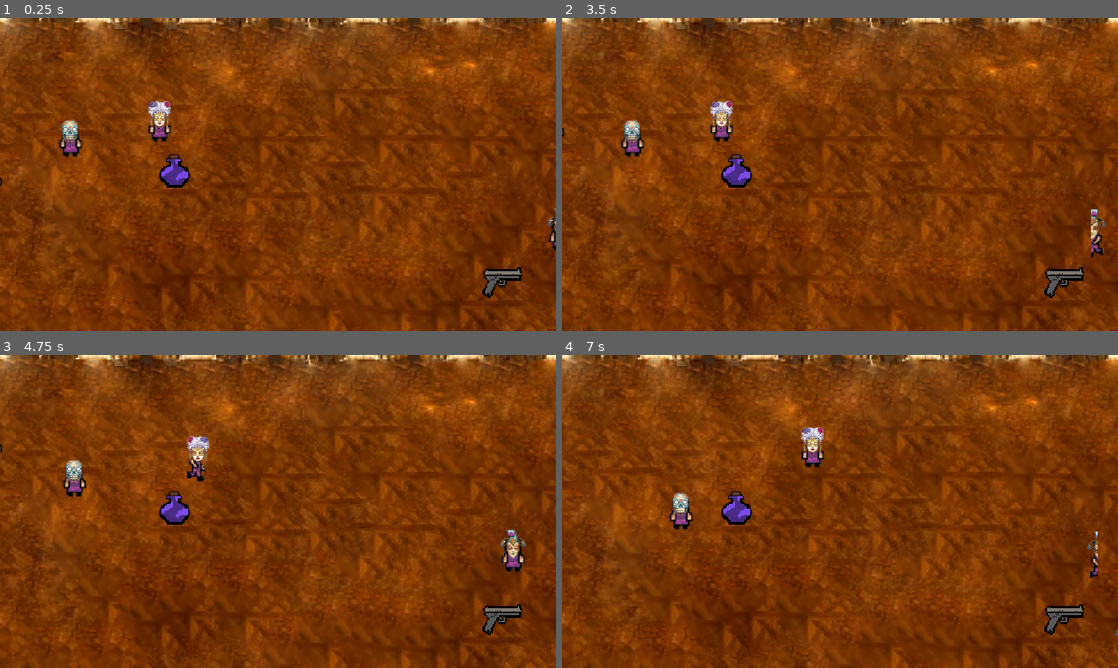
Above: before the commit, frames 1-4 (two rows, left to right).
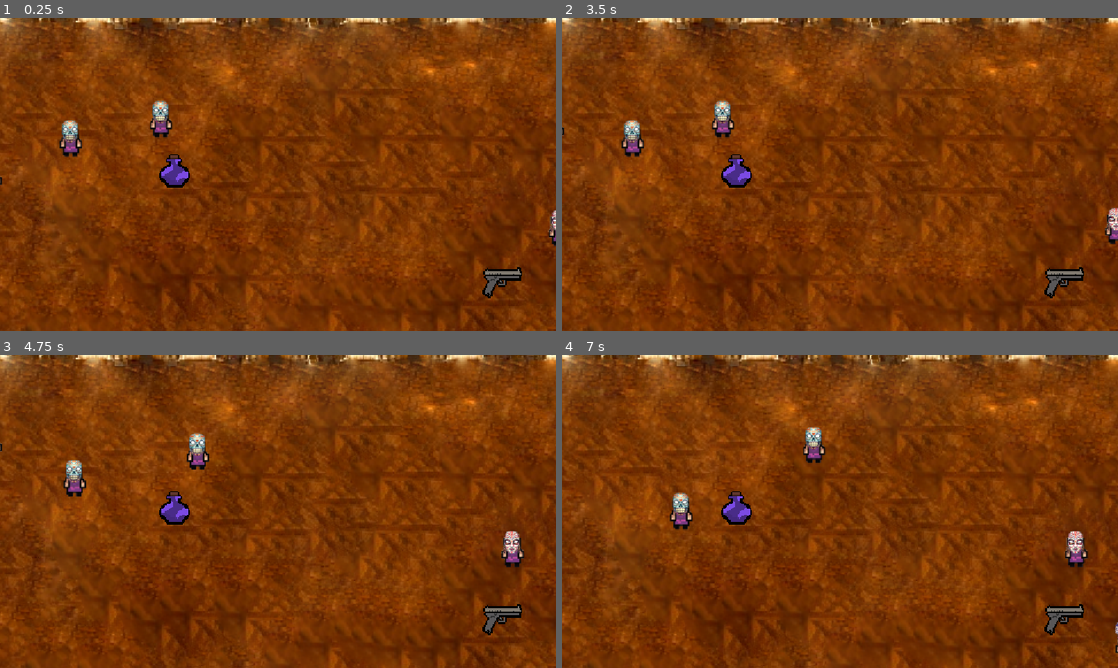
Above: after the commit, the same moments.

Repository: Tijana0/Last-One-Dancing
Game: Godot game, scene res://scenes/game_room.tscn
The game is run twice, just before and just after one commit, with the same random seed, the same clock (stepped at 60 frames per second) and the same inputs. This scene is started directly instead of the project's main scene. The engine's default icon, where the game draws it, is replaced by a stand-in: a white triangle on a blue panel in a dark square.
Inputs:
- Up to frame 1 (0.25 s): no input
- Up to frame 2 (3.5 s): tap Enter (ui_accept) at 0.5, 0.77, 1.25, 1.52, 2, 2.75, 3.02 s; hold Right (ui_right) 0.53-1.28 s; tap F (dance) at 0.6 s; hold Down (ui_down) 1.28-2.03 s; tap K at 1.35 s; hold Right (ui_right) 2.03-2.78 s; hold Space 2.03-2.78 s; hold Up (ui_up) from 2.78 s (still down); tap E at 2.85 s
- Up to frame 3 (4.75 s): release Up (ui_up) at 3.53 s; hold Left (ui_left) from 3.53 s (still down); tap F (dance) at 3.6 s; tap Enter (ui_accept) at 3.77, 4.52 s; tap K at 4.35 s
- Up to frame 4 (7 s): release Left (ui_left) at 5.03 s; hold Down (ui_down) 5.03-5.78 s; hold Space 5.03-5.78 s; hold Right (ui_right) 5.78-6.53 s; tap E at 5.85 s; tap Enter (ui_accept) at 6.02, 6.5, 6.77 s; hold Up (ui_up) from 6.53 s (still down); tap F (dance) at 6.6 s

The runs differ from the first frame. In frame 1, 0.6% of the frame differs, in the area x 0-100%, y 26-75%; in frame 2, 0.9%; in frame 3, 0.9%; in frame 4, 1.0%, in the area x 43-100%, y 23-96%.

Commit message:
fix: skip mask 2 for NPCs due to animation issues

Diff:
--- a/scripts/managers/game_manager.gd
+++ b/scripts/managers/game_manager.gd
@@ -60,7 +60,9 @@
 		var random_y = randf_range(SPAWN_MIN_Y + 50, SPAWN_MAX_Y - 50)
 		var pos = Vector2(random_x, random_y)
 		var npc_name = "NPC_" + str(i)
-		var mask = randi_range(1, 5)  # server picks mask, passes to all clients
+		# Skipping mask 2 due to animation issues
+		var available_masks = [1, 3, 4, 5]
+		var mask = available_masks[randi() % available_masks.size()]
 
 		# Call RPC to spawn on all clients
 		spawn_single_npc.rpc(pos, npc_name, mask)
@@ -173,7 +175,10 @@
 	npc.lives = 1
 	npc.has_crown = true
 	npc.player_name = "THE BOSS"
-	npc.mask_index = randi_range(1, 5)
+
+	# Skipping mask 2 due to animation issues
+	var boss_masks = [1, 3, 4, 5]
+	npc.mask_index = boss_masks[randi() % boss_masks.size()]
 
 	# Add to scene
 	get_parent().add_child(npc, true)
